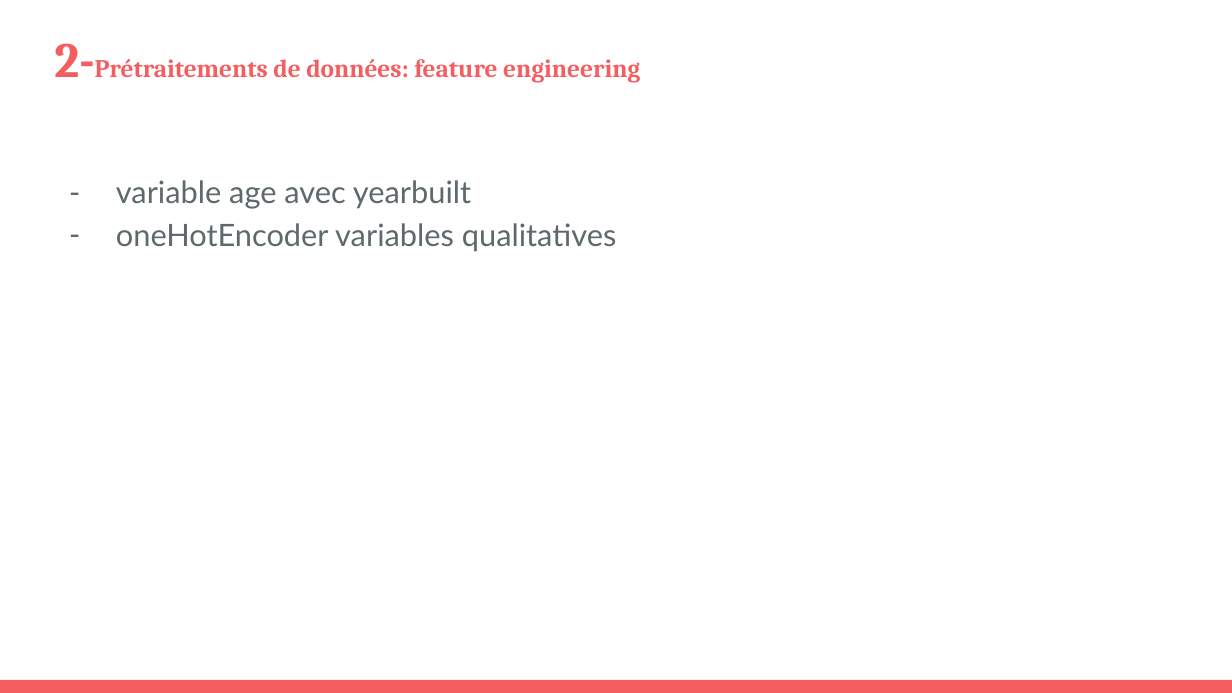
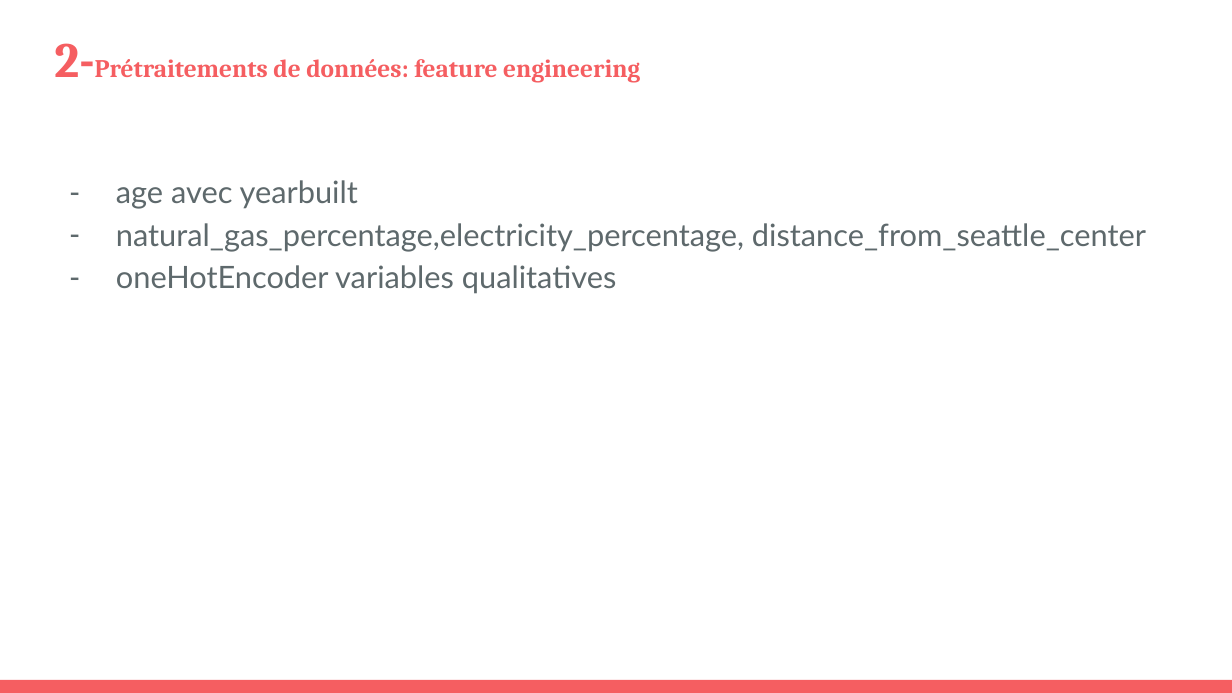
Before and after one commit to hoochycoochie/p4ml, a slide deck: slide 10 of DIOP_Amadou_4_presentation_082022.pptx. Drawn at 1232x693 pixels with LibreOffice and Linux fonts; fonts in the diff are those of the drawing. Boxes give left, top, right and bottom in pixels: in the first picture for what was removed or moved away, otherwise in the second. Text is boxed around its words. In the diff, an @@ line names an element or a change of style, - is before the commit and + after.

```diff
--- a/DIOP_Amadou_4_presentation_082022.pptx
+++ b/DIOP_Amadou_4_presentation_082022.pptx
@@ text at (x1=116, y1=180, x2=1146, y2=252): text changed @@
-– variable age avec yearbuilt
+– age avec yearbuilt
+– natural_gas_percentage,electricity_percentage, distance_from_seattle_center
```
Also in this commit, not shown: 6 other slides changed, 1 slide added, 7 slides removed, 3 other files.
